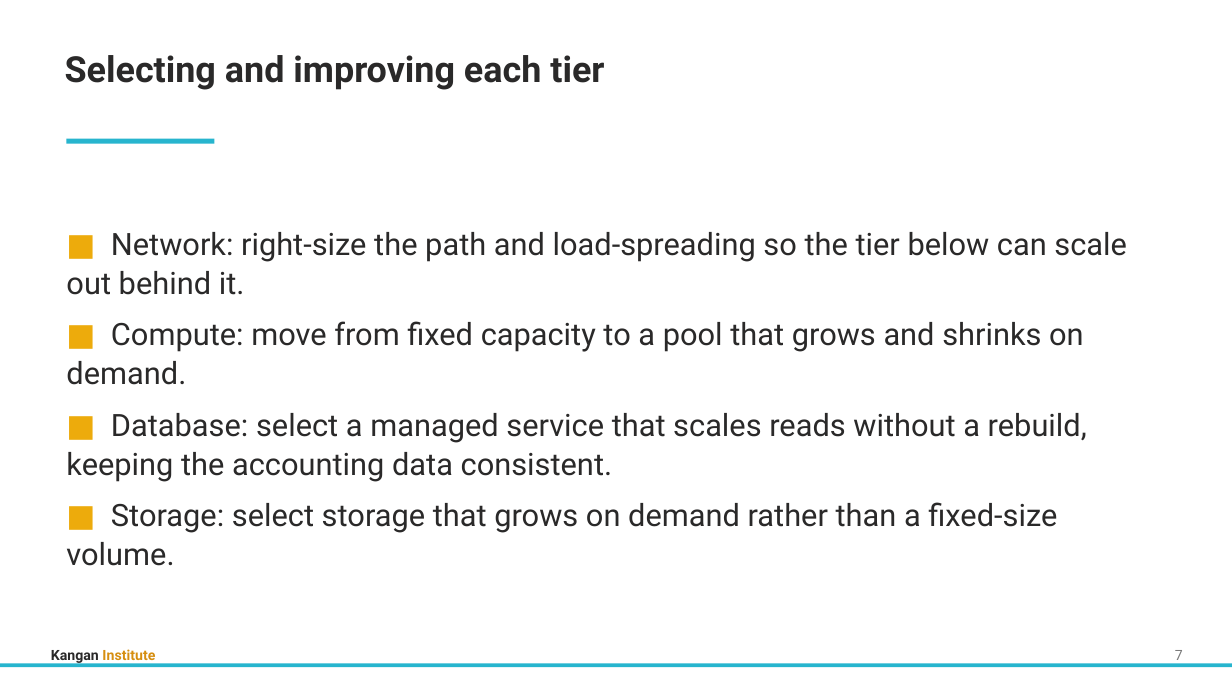
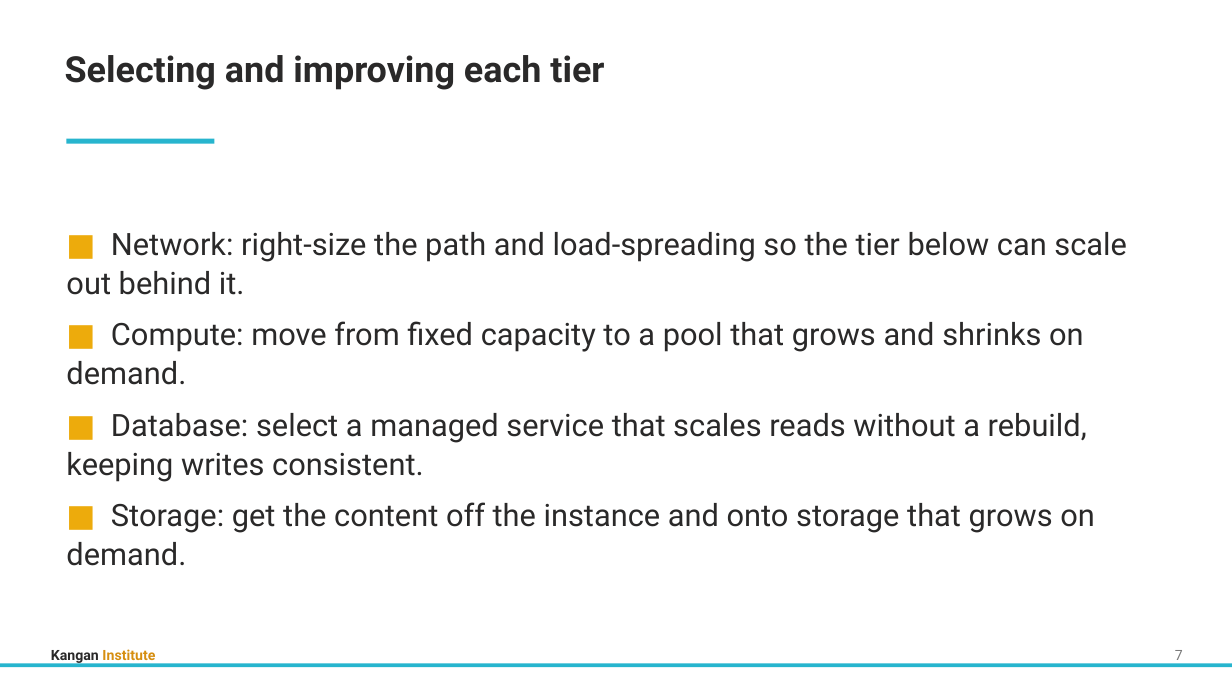
Before and after one commit to Digital-Initiatives-Kangan-Institute/diploma-cloud-cyber-content-s1, a slide deck: slide 10 of S1-CL3-Cloud-Infrastructure-Improvement/delivery/topic_02/Topic_02_Slides.pptx. Drawn at 1232x693 pixels with LibreOffice and Linux fonts; fonts in the diff are those of the drawing. Boxes give left, top, right and bottom in pixels: in the first picture for what was removed or moved away, otherwise in the second. Text is boxed around its words. In the diff, an @@ line names an element or a change of style, - is before the commit and + after.

```diff
--- a/S1-CL3-Cloud-Infrastructure-Improvement/delivery/topic_02/Topic_02_Slides.pptx
+++ b/S1-CL3-Cloud-Infrastructure-Improvement/delivery/topic_02/Topic_02_Slides.pptx
@@ text at <box>66,413,1095,566</box>: text changed @@
-■ Database: select a managed service that scales reads without a rebuild, keeping the accounting data consistent.
-■ Storage: select storage that grows on demand rather than a fixed-size volume.
+■ Database: select a managed service that scales reads without a rebuild, keeping writes consistent.
+■ Storage: get the content off the instance and onto storage that grows on demand.
```
Also in this commit, not shown: 3 other slides changed, 14 other files.
